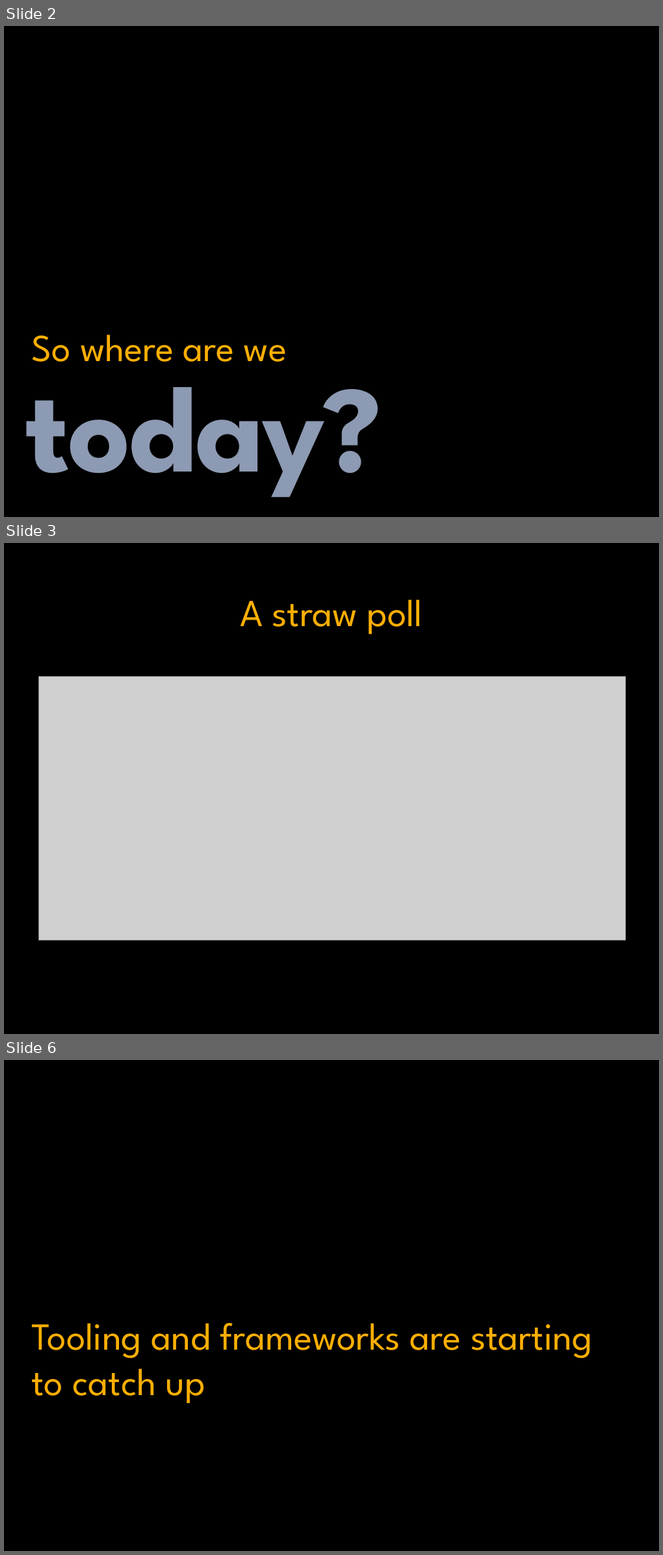
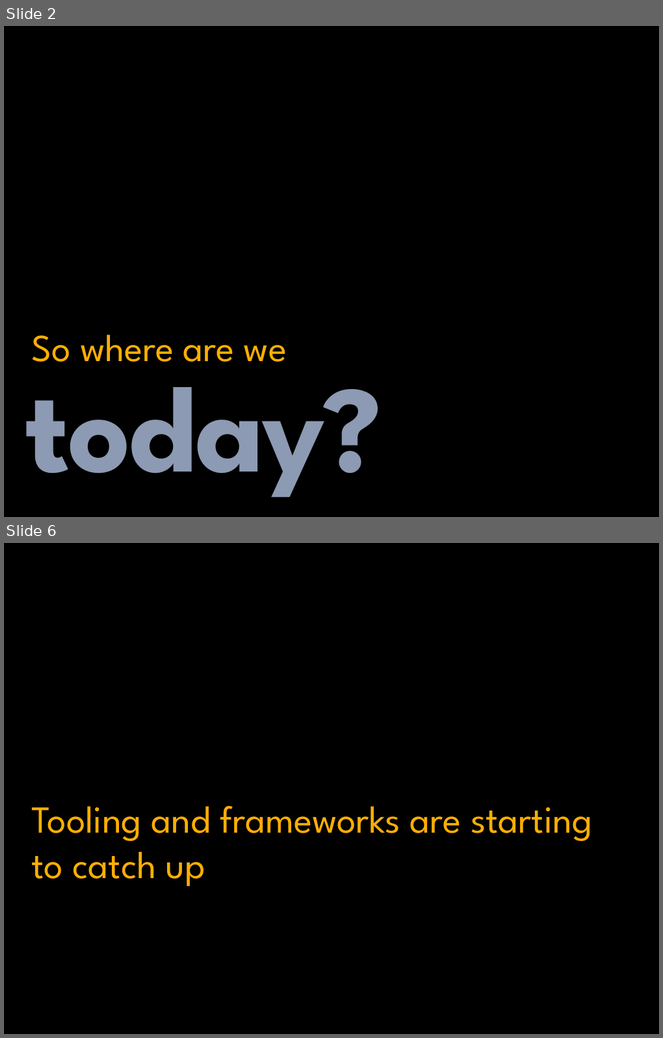
Before and after one commit to grassdog/jasmine-talk, a slide deck: jasmine.pptx. Shown one above the other, each under a label of ours: slides 2, 3 and 6 before the commit, slides 2 and 6 after it; the slides between them are not shown. The pictures are 663x1555 and 663x1038 pixels, drawn with LibreOffice and Linux fonts; fonts in the diff are those of the drawing; grey boxes stand for pictures; background and template pictures are left out. Boxes give left, top, right and bottom in pixels: in the first picture for what was removed or moved away, otherwise in the second. Text is boxed around its words. In the diff, an @@ line names an element or a change of style, - is before the commit and + after.

```diff
--- a/jasmine.pptx
+++ b/jasmine.pptx
@@ slide 3 removed at <box>4,543,659,1034</box>, background picture (left out) @@
@@ title removed at <box>240,600,423,635</box> @@
-A straw poll
@@ picture removed at <box>38,677,626,941</box> @@
```
Also in this commit, not shown: 5 slides changed, 1 slide added.
